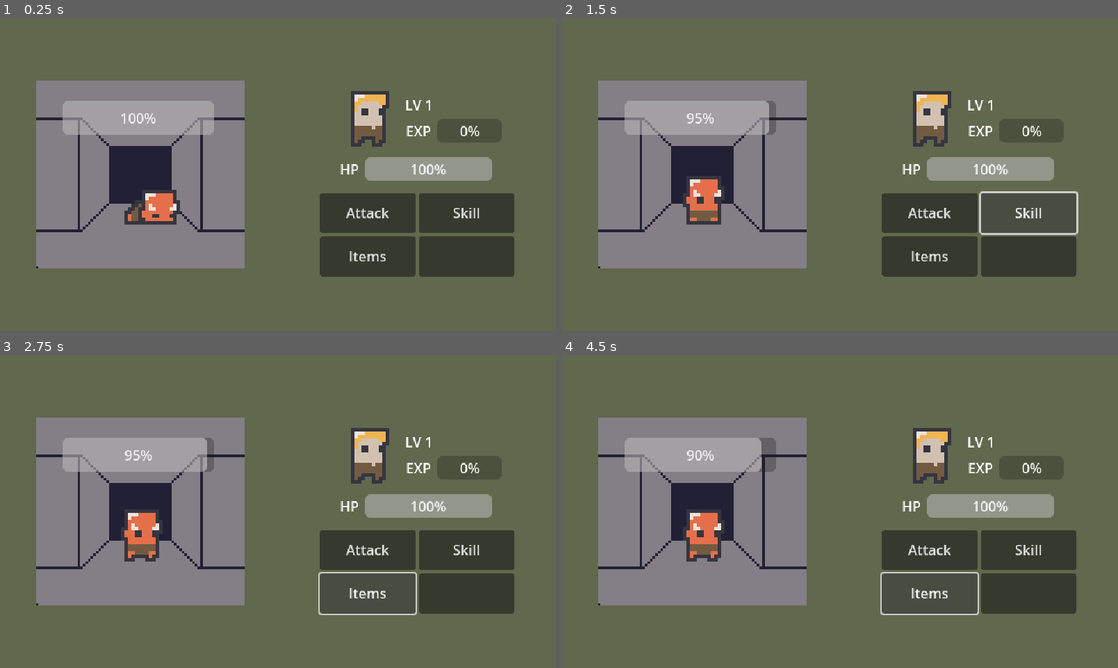
Above: before the commit, frames 1-4 (two rows, left to right).
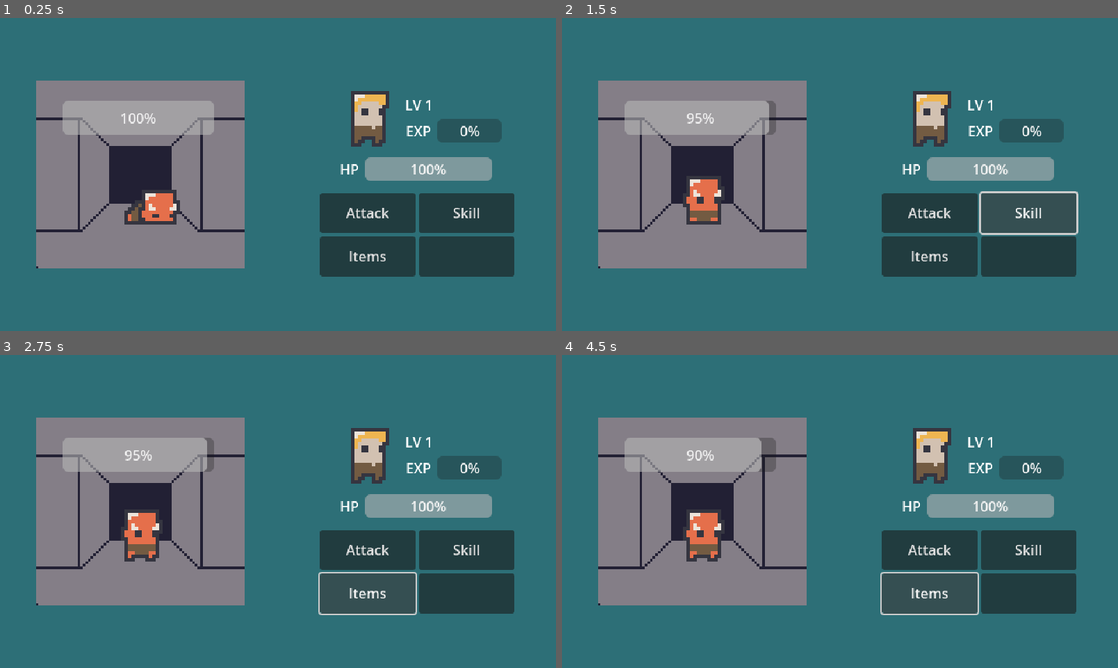
Above: after the commit, the same moments.

Repository: THE21Falcam/Dungeon-Madness
Game: Godot game, scene res://Main World/Layout/Landscape.tscn
The game is run twice, just before and just after one commit, with the same random seed, the same clock (stepped at 60 frames per second) and the same inputs. Before the commit the project has no main scene; this scene is started directly in both runs.
Inputs:
- Up to frame 1 (0.25 s): no input
- Up to frame 2 (1.5 s): click "Attack" at 0.5 s; click "Skill" at 1.25 s
- Up to frame 3 (2.75 s): click "Items" at 2 s
- Up to frame 4 (4.5 s): click "Attack" at 2.75 s; click "Skill" at 3.5 s; click "Items" at 4.25 s

The runs differ from the first frame. In frame 1, 66% of the frame differs, in the area x 0-100%, y 0-100%; in frame 2, 65%; in frame 3, 66%; in frame 4, 66%.

Commit message:
Added Export Folder

Diff:
--- a/Main World/Layout/Landscape.tscn
+++ b/Main World/Layout/Landscape.tscn
@@ -17,7 +17,7 @@
 offset_top = -68.0
 offset_right = 753.0
 offset_bottom = 428.0
-color = Color(0.378339, 0.409674, 0.300397, 1)
+color = Color(0.178438, 0.436889, 0.465656, 1)
 
 [node name="Extra UI" type="CanvasLayer" parent="."]
 
--- a/project.godot
+++ b/project.godot
@@ -11,6 +11,7 @@
 [application]
 
 config/name="Dungen Madness"
+run/main_scene="uid://b72pmf3gs41en"
 config/features=PackedStringArray("4.4", "Forward Plus")
 config/icon="res://icon.svg"
 
Not shown, changed: export_presets.cfg
Not shown, added: EXPORT/GameExportV1.zip
Not shown, added: EXPORT/GameExportV1/Dungen Madness.apple-touch-icon.png
Not shown, added: EXPORT/GameExportV1/Dungen Madness.audio.position.worklet.js
Not shown, added: EXPORT/GameExportV1/Dungen Madness.audio.worklet.js
Not shown, added: EXPORT/GameExportV1/Dungen Madness.icon.png
Not shown, added: EXPORT/GameExportV1/Dungen Madness.js
Not shown, added: EXPORT/GameExportV1/Dungen Madness.pck
Not shown, added: EXPORT/GameExportV1/Dungen Madness.png
Not shown, added: EXPORT/GameExportV1/Dungen Madness.wasm
Not shown, added: EXPORT/GameExportV1/index.html
